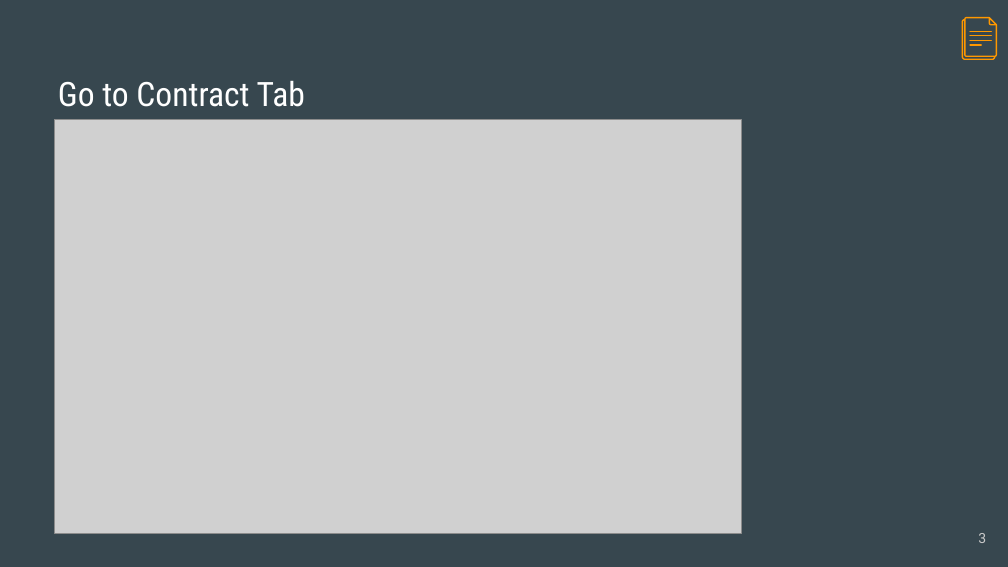
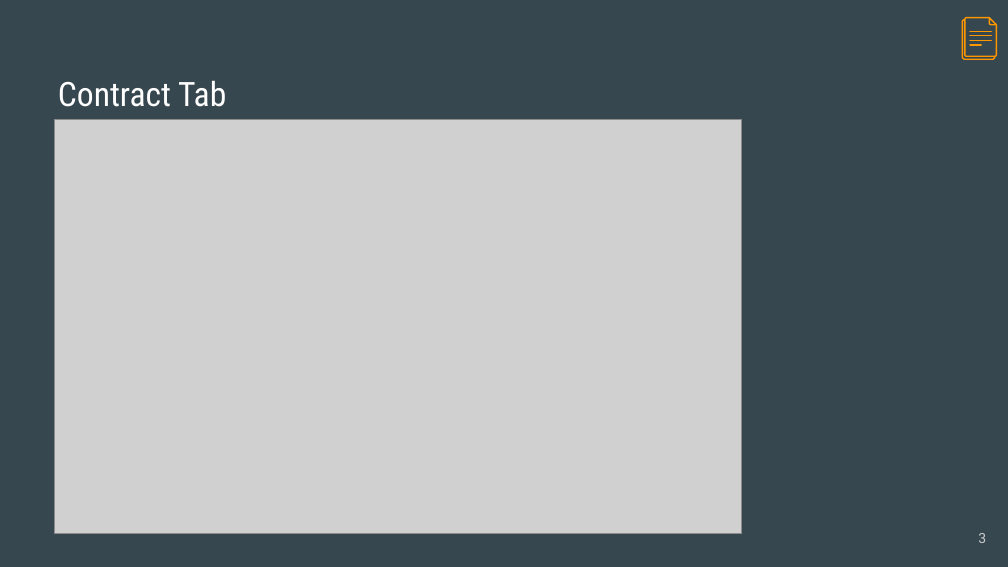
Before and after one commit to asadasivan/lascon_nft_ctf, a slide deck: slide 3 of docs/Lascon2022_badgegame.pptx. Drawn at 1008x567 pixels with LibreOffice and Linux fonts; fonts in the diff are those of the drawing; grey boxes stand for pictures. Boxes give left, top, right and bottom in pixels: in the first picture for what was removed or moved away, otherwise in the second. Text is boxed around its words. In the diff, an @@ line names an element or a change of style, - is before the commit and + after.

```diff
--- a/docs/Lascon2022_badgegame.pptx
+++ b/docs/Lascon2022_badgegame.pptx
@@ title at bbox=[58, 81, 226, 107]: text changed @@
-Go to Contract Tab
+Contract Tab
```
Also in this commit, not shown: 6 other slides changed, 2 slides added, 2 slides removed.
